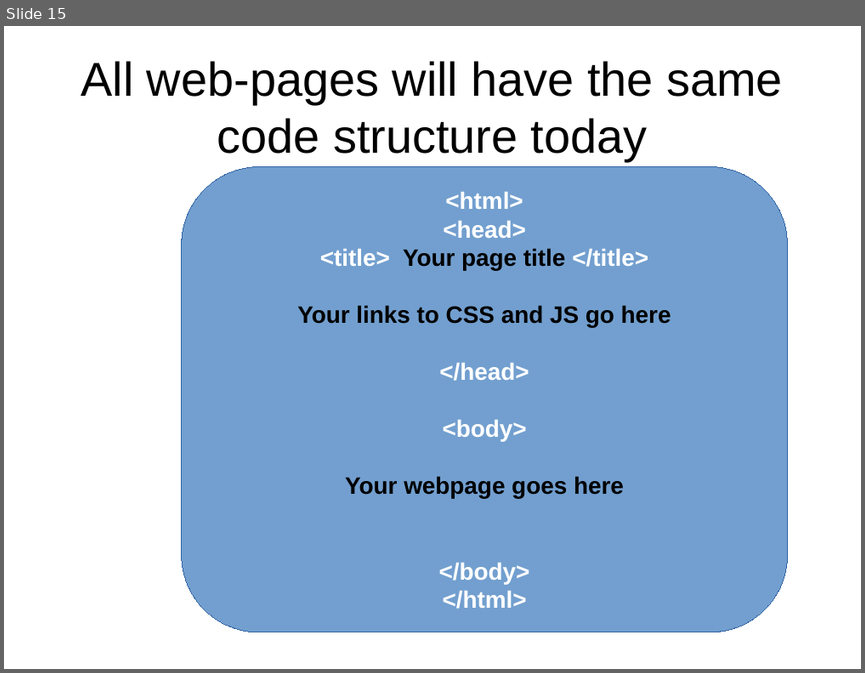
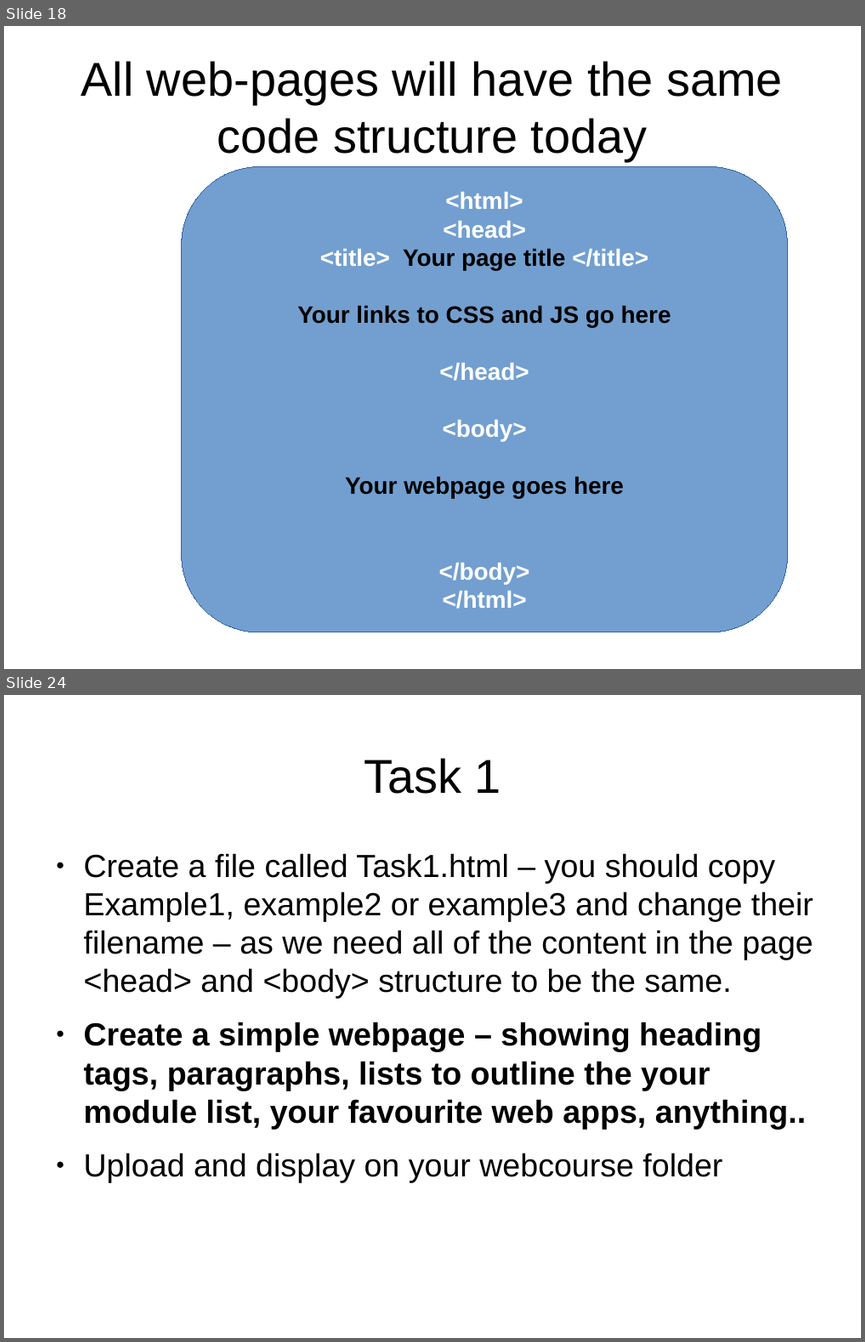
Before and after one commit to petermooney/December2014, a slide deck: LectureNotes.odp. Shown one above the other, each under a label of ours: slide 15 before the commit, slides 18 and 24 after it; the slides between them are not shown. The pictures are 865x673 and 865x1342 pixels, drawn with LibreOffice and Linux fonts; fonts in the diff are those of the drawing. Boxes give left, top, right and bottom in pixels: in the first picture for what was removed or moved away, otherwise in the second. Text is boxed around its words. In the diff, an @@ line names an element or a change of style, - is before the commit and + after.

```diff
--- a/LectureNotes.odp
+++ b/LectureNotes.odp
@@ slide 24 added at (x1=4, y1=695, x2=861, y2=1338), background #FFFFFF @@
@@ title added at (x1=364, y1=758, x2=500, y2=794), 44 pt, text #000000 @@
+Task 1
@@ text added at (x1=84, y1=853, x2=813, y2=1182), 29.6 pt, text #000000 @@
+● Create a file called Task1.html – you should copy Example1, example2 or example3 and change their filename – as we need all of the content in the page <head> and <body> structure to be the same.
+● Create a simple webpage – showing heading tags, paragraphs, lists to outline the your module list, your favourite web apps, anything..
+● Upload and display on your webcourse folder
@@ what was slide 15 is now slide 18 @@
```
Also in this commit, not shown: 8 other slides added, 1 slide removed, 2 other files.
